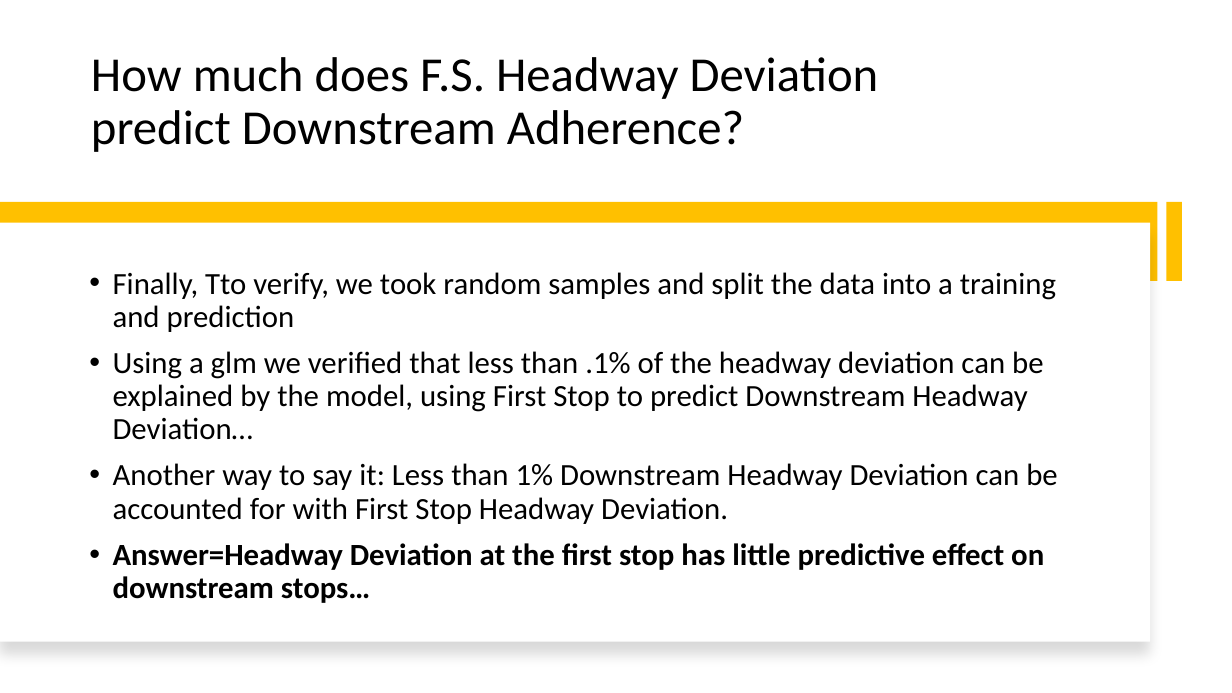
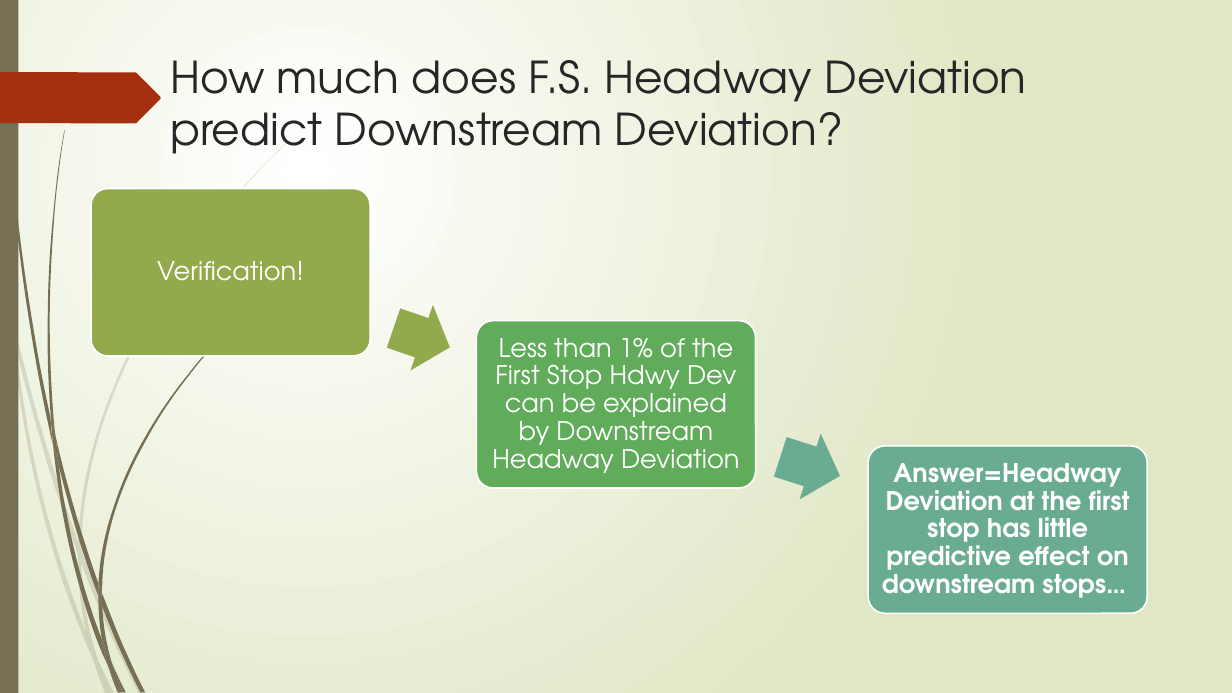
Before and after one commit to nss-data-science-cohort-7/wego-boooleans, a slide deck: slide 8 of Q1_wego.pptx (slide 7 before the commit). Drawn at 1232x693 pixels with LibreOffice and Linux fonts; fonts in the diff are those of the drawing. Boxes give left, top, right and bottom in pixels: in the first picture for what was removed or moved away, otherwise in the second. Text is boxed around its words. In the diff, an @@ line names an element or a change of style, - is before the commit and + after.

Commit message:
updated ppt for final answer for Q1

```diff
--- a/Q1_wego.pptx
+++ b/Q1_wego.pptx
@@ background #FFFFFF to gradient #FFFFFF to #DFE8C4 @@
@@ rectangle added at bbox=[0, 0, 18, 693], fill #766F54 @@
@@ freeform shape added at bbox=[0, 72, 161, 123], fill #A53010 @@
@@ title at bbox=[170, 60, 1026, 154]: text changed; size 38 to 34.2 pt; font Calibri to TeX Gyre Adventor; text colour #000000 to #262626 @@
-How much does F.S. Headway Deviation predict Downstream Adherence?
+How much does F.S. Headway Deviation predict Downstream Deviation?
@@ rectangle removed at bbox=[0, 202, 1158, 281] @@
@@ rectangle removed at bbox=[1166, 202, 1182, 281] @@
@@ rectangle removed at bbox=[0, 223, 1151, 642] @@
@@ text removed at bbox=[113, 272, 1057, 603] @@
-• Finally, Tto verify, we took random samples and split the data into a training and prediction
-• Using a glm we verified that less than .1% of the headway deviation can be explained by the model, using First Stop to predict Downstream Headway Deviation…
-• Another way to say it: Less than 1% Downstream Headway Deviation can be accounted for with First Stop Headway Deviation.
-• Answer=Headway Deviation at the first stop has little predictive effect on downstream stops…
@@ group added at bbox=[91, 189, 1148, 614]: 3 rounded rectangles, 3 texts, 2 right arrows @@
+Verification!
+Less than 1% of the First Stop Hdwy Dev can be explained by Downstream Headway Deviation
+Answer=Headway Deviation at the first stop has little predictive effect on downstream stops…
@@ group added at bbox=[0, 141, 288, 693]: 10 freeform shapes @@
@@ group added at bbox=[3, 0, 240, 693]: 12 freeform shapes @@
```
Also in this commit, not shown: 6 other slides changed, 1 slide added.
